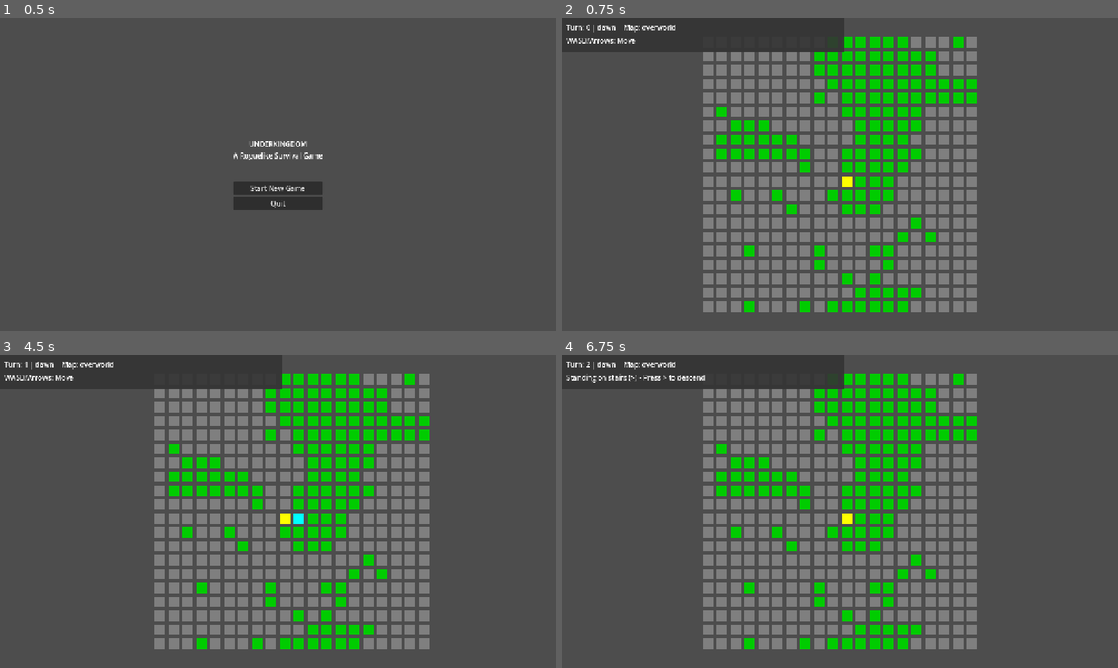
Above: before the commit, frames 1-4 (two rows, left to right).
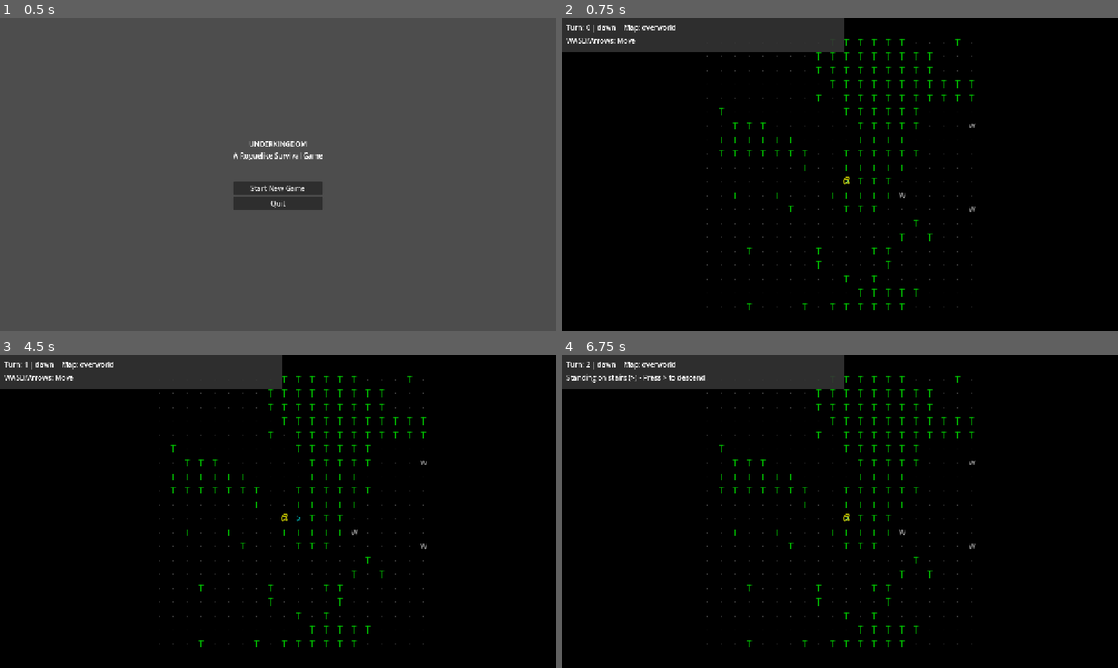
Above: after the commit, the same moments.

Repository: stevenraines/underkingdom-godot-cc
Game: Godot game, scene res://scenes/main.tscn
Same seed, same stepped clock (60 frames per second), same inputs: the game is played once before the commit and once after it.
Inputs:
- Up to frame 1 (0.5 s): no input
- Up to frame 2 (0.75 s): click "Start New Game" at 0.5 s
- Up to frame 3 (4.5 s): tap Enter at 1.25, 2.75, 4.25 s; hold Right (ui_right) 1.28-2.03 s; tap Space at 2, 3.5 s; hold Down (ui_down) 2.03-2.78 s; hold Right (ui_right) 2.78-3.53 s; hold Up (ui_up) 3.53-4.28 s; hold Left (ui_left) from 4.28 s (still down)
- Up to frame 4 (6.75 s): tap Space at 5 s; release Left (ui_left) at 5.78 s; hold Down (ui_down) 5.78-6.53 s; hold Right (ui_right) from 6.53 s (still down)

Frame 1 is identical in both runs. In frame 2, 94% of the frame differs, in the area x 0-100%, y 0-100%; in frame 3, 94%; in frame 4, 94%.

Commit message:
feat: Implement EntityManager, enemy spawning, and enhance game scene with enemy integration

Diff:
--- /dev/null
+++ b/autoload/entity_manager.gd
@@ -0,0 +1,99 @@
+extends Node
+
+## EntityManager - Manages all entities in the game
+##
+## Keeps track of all entities (enemies, NPCs, items), handles spawning,
+## and coordinates entity updates during turns.
+
+# All active entities (excluding player)
+var entities: Array[Entity] = []
+
+# Enemy definitions cache
+var enemy_definitions: Dictionary = {}
+
+# Player reference (set by game scene)
+var player: Player = null
+
+func _ready() -> void:
+	print("EntityManager initialized")
+	_load_enemy_definitions()
+
+## Load enemy definitions from JSON files
+func _load_enemy_definitions() -> void:
+	var enemy_files = ["grave_rat", "barrow_wight", "woodland_wolf"]
+
+	for enemy_id in enemy_files:
+		var file_path = "res://data/enemies/%s.json" % enemy_id
+		var file = FileAccess.open(file_path, FileAccess.READ)
+
+		if file:
+			var json_string = file.get_as_text()
+			var json = JSON.new()
+			var parse_result = json.parse(json_string)
+
+			if parse_result == OK:
+				enemy_definitions[enemy_id] = json.data
+				print("Loaded enemy definition: ", enemy_id)
+			else:
+				push_error("Failed to parse enemy JSON: " + file_path)
+
+			file.close()
+		else:
+			push_error("Failed to load enemy file: " + file_path)
+
+## Spawn an enemy at a position
+func spawn_enemy(enemy_id: String, pos: Vector2i) -> Enemy:
+	if not enemy_id in enemy_definitions:
+		push_error("Unknown enemy ID: " + enemy_id)
+		return null
+
+	var enemy = Enemy.create(enemy_definitions[enemy_id])
+	enemy.position = pos
+
+	entities.append(enemy)
+
+	# Add to current map's entity list
+	if MapManager.current_map:
+		MapManager.current_map.entities.append(enemy)
+
+	print("Spawned %s at %s" % [enemy.name, pos])
+	return enemy
+
+## Remove an entity (when it dies or is removed)
+func remove_entity(entity: Entity) -> void:
+	entities.erase(entity)
+
+	if MapManager.current_map:
+		MapManager.current_map.entities.erase(entity)
+
+## Get all entities at a position
+func get_entities_at(pos: Vector2i) -> Array[Entity]:
+	var result: Array[Entity] = []
+
+	for entity in entities:
+		if entity.position == pos and entity.is_alive:
+			result.append(entity)
+
+	return result
+
+## Get entity blocking movement at position (returns first blocking entity)
+func get_blocking_entity_at(pos: Vector2i) -> Entity:
+	for entity in entities:
+		if entity.position == pos and entity.blocks_movement and entity.is_alive:
+			return entity
+
+	return null
+
+## Process all entity turns (called after player turn)
+func process_entity_turns() -> void:
+	for entity in entities:
+		if entity.is_alive and entity is Enemy:
+			(entity as Enemy).take_turn()
+
+## Clear all entities (for map transitions)
+func clear_entities() -> void:
+	entities.clear()
+
+## Get entities on current map
+func get_current_map_entities() -> Array[Entity]:
+	return entities.filter(func(e): return e.is_alive)
--- a/autoload/event_bus.gd
+++ b/autoload/event_bus.gd
@@ -15,5 +15,8 @@
 # Map signals
 signal map_changed(map_id: String)
 
+# Entity signals
+signal entity_died(entity: Entity)
+
 func _ready() -> void:
 	print("EventBus initialized")
--- /dev/null
+++ b/data/enemies/barrow_wight.json
@@ -0,0 +1,18 @@
+{
+  "id": "barrow_wight",
+  "name": "Barrow Wight",
+  "ascii_char": "W",
+  "ascii_color": "#44FF44",
+  "stats": {
+    "health": 25,
+    "str": 12,
+    "dex": 8,
+    "con": 14,
+    "int": 5,
+    "wis": 6,
+    "cha": 4
+  },
+  "behavior": "guardian",
+  "loot_table": "undead_common",
+  "xp_value": 50
+}
--- /dev/null
+++ b/data/enemies/grave_rat.json
@@ -0,0 +1,18 @@
+{
+  "id": "grave_rat",
+  "name": "Grave Rat",
+  "ascii_char": "r",
+  "ascii_color": "#8B4513",
+  "stats": {
+    "health": 8,
+    "str": 4,
+    "dex": 12,
+    "con": 6,
+    "int": 2,
+    "wis": 8,
+    "cha": 3
+  },
+  "behavior": "aggressive",
+  "loot_table": "rat_common",
+  "xp_value": 5
+}
--- /dev/null
+++ b/data/enemies/woodland_wolf.json
@@ -0,0 +1,18 @@
+{
+  "id": "woodland_wolf",
+  "name": "Woodland Wolf",
+  "ascii_char": "w",
+  "ascii_color": "#A0A0A0",
+  "stats": {
+    "health": 18,
+    "str": 10,
+    "dex": 14,
+    "con": 12,
+    "int": 4,
+    "wis": 10,
+    "cha": 6
+  },
+  "behavior": "pack",
+  "loot_table": "beast_common",
+  "xp_value": 30
+}
--- /dev/null
+++ b/entities/enemy.gd
@@ -0,0 +1,77 @@
+class_name Enemy
+extends Entity
+
+## Enemy - Base class for all enemy entities
+##
+## Handles enemy-specific behavior, AI, and loot.
+
+# AI properties
+var behavior_type: String = "wander"  # "wander", "guardian", "aggressive", "pack"
+var aggro_range: int = 5
+var is_aggressive: bool = false
+
+# Loot
+var loot_table: String = ""  # Reference to loot table ID
+var xp_value: int = 0
+
+# AI state
+var target_position: Vector2i = Vector2i.ZERO
+var last_known_player_pos: Vector2i = Vector2i.ZERO
+
+func _init() -> void:
+	super()
+
+## Create an enemy from data
+static func create(enemy_data: Dictionary) -> Enemy:
+	var enemy = Enemy.new()
+
+	# Basic properties
+	enemy.entity_id = enemy_data.get("id", "unknown_enemy")
+	enemy.entity_type = "enemy"
+	enemy.name = enemy_data.get("name", "Unknown Enemy")
+	enemy.ascii_char = enemy_data.get("ascii_char", "E")
+
+	# Parse color from hex string
+	var ascii_color = enemy_data.get("ascii_color", "#FF0000")
+	enemy.color = Color(ascii_color) if enemy_data.has("ascii_color") else Color.RED
+
+	# Stats
+	var stats = enemy_data.get("stats", {})
+	enemy.attributes["STR"] = stats.get("str", 10)
+	enemy.attributes["DEX"] = stats.get("dex", 10)
+	enemy.attributes["CON"] = stats.get("con", 10)
+	enemy.attributes["INT"] = stats.get("int", 10)
+	enemy.attributes["WIS"] = stats.get("wis", 10)
+	enemy.attributes["CHA"] = stats.get("cha", 10)
+
+	# Recalculate derived stats with new attributes
+	enemy._calculate_derived_stats()
+
+	# If health is specified directly, use that instead
+	if stats.has("health"):
+		enemy.max_health = stats["health"]
+		enemy.current_health = stats["health"]
+
+	# AI properties
+	enemy.behavior_type = enemy_data.get("behavior", "wander")
+	enemy.loot_table = enemy_data.get("loot_table", "")
+	enemy.xp_value = enemy_data.get("xp_value", 10)
+
+	# Aggro range based on INT
+	enemy.aggro_range = 3 + enemy.attributes["INT"]
+
+	return enemy
+
+## Take turn (called by turn manager for enemy AI)
+func take_turn() -> void:
+	if not is_alive:
+		return
+
+	# Simple AI for Phase 1.7 - will be expanded in Phase 1.8
+	# For now, enemies just stand still
+	pass
+
+## Get distance to player
+func distance_to_player() -> int:
+	# This will be implemented when we have player reference in EntityManager
+	return 999
--- a/entities/entity.gd
+++ b/entities/entity.gd
@@ -3,13 +3,38 @@
 ## Entity - Base class for all game entities
 ##
 ## Represents any entity in the game: player, enemies, NPCs, items.
-## For Core Loop, this is a minimal implementation.
+## Uses component-based architecture for extensibility.
 
+# Core identity
 var entity_id: String = ""
+var entity_type: String = ""  # "player", "enemy", "npc", "item"
+var name: String = ""
+
+# Spatial
 var position: Vector2i = Vector2i.ZERO
+var blocks_movement: bool = true
+
+# Visual
 var ascii_char: String = "?"
 var color: Color = Color.WHITE
-var blocks_movement: bool = true
+
+# Stats (for entities that have them - enemies, player)
+var attributes: Dictionary = {
+	"STR": 10,
+	"DEX": 10,
+	"CON": 10,
+	"INT": 10,
+	"WIS": 10,
+	"CHA": 10
+}
+
+# Combat stats
+var max_health: int = 0
+var current_health: int = 0
+var is_alive: bool = true
+
+# Components (composition pattern)
+var components: Dictionary = {}  # component_name -> component instance
 
 func _init(id: String = "", pos: Vector2i = Vector2i.ZERO, char: String = "?", entity_color: Color = Color.WHITE, blocks: bool = true) -> void:
 	entity_id = id
@@ -17,3 +42,38 @@
 	ascii_char = char
 	color = entity_color
 	blocks_movement = blocks
+	_calculate_derived_stats()
+
+## Calculate derived stats from attributes
+func _calculate_derived_stats() -> void:
+	# Health: Base 10 + (CON × 5)
+	max_health = 10 + (attributes["CON"] * 5)
+	current_health = max_health
+
+## Take damage
+func take_damage(amount: int) -> void:
+	current_health = max(0, current_health - amount)
+	if current_health <= 0:
+		die()
+
+## Heal
+func heal(amount: int) -> void:
+	current_health = min(max_health, current_health + amount)
+
+## Handle death
+func die() -> void:
+	is_alive = false
+	blocks_movement = false
+	EventBus.entity_died.emit(self)
+
+## Add a component
+func add_component(component_name: String, component: Variant) -> void:
+	components[component_name] = component
+
+## Get a component
+func get_component(component_name: String) -> Variant:
+	return components.get(component_name, null)
+
+## Check if has component
+func has_component(component_name: String) -> bool:
+	return component_name in components
--- a/entities/player.gd
+++ b/entities/player.gd
@@ -5,20 +5,20 @@
 ##
 ## Handles player movement, interactions, and dungeon navigation.
 
-# Player attributes (stub for now, full implementation in Phase 1.7)
-var attributes: Dictionary = {
-	"STR": 10,
-	"DEX": 10,
-	"CON": 10,
-	"INT": 10,
-	"WIS": 10,
-	"CHA": 10
-}
-
 var perception_range: int = 10
 
 func _init() -> void:
 	super("player", Vector2i(10, 10), "@", Color(1.0, 1.0, 0.0), true)
+	_setup_player()
+
+## Setup player-specific properties
+func _setup_player() -> void:
+	entity_type = "player"
+	name = "Player"
+
+	# Player starts with base attributes (defined in Entity)
+	# Perception range calculated from WIS: Base 5 + (WIS / 2)
+	perception_range = 5 + int(attributes["WIS"] / 2.0)
 
 ## Attempt to move in a direction
 func move(direction: Vector2i) -> bool:
--- a/generation/dungeon_generators/burial_barrow.gd
+++ b/generation/dungeon_generators/burial_barrow.gd
@@ -64,6 +64,9 @@
 		if floor_number < 50:
 			var down_pos = rooms[rooms.size() - 1].center()
 			map.set_tile(down_pos, _create_tile("stairs_down"))
+
+	# Spawn enemies (after stairs so we don't spawn on stairs)
+	_spawn_enemies(map, rng, rooms, floor_number)
 
 	print("Burial barrow floor %d generated with %d rooms" % [floor_number, rooms.size()])
 	return map
@@ -147,3 +150,56 @@
 			tile.ascii_char = "."
 
 	return tile
+
+## Spawn enemies in rooms
+static func _spawn_enemies(map: GameMap, rng: SeededRandom, rooms: Array[Room], floor_number: int) -> void:
+	# Enemy types for burial barrow (dungeon enemies only)
+	var enemy_types = ["grave_rat", "barrow_wight"]
+
+	# Number of enemies scales with floor depth
+	# Early floors: 1-2 enemies per room
+	# Deep floors: 2-4 enemies per room
+	var base_enemies_per_room = 1 + int(floor_number / 10.0)
+	var enemies_per_room = clamp(base_enemies_per_room, 1, 4)
+
+	# Skip first room (has stairs up, player spawns there)
+	for i in range(1, rooms.size()):
+		var room = rooms[i]
+		var num_enemies = rng.randi_range(0, enemies_per_room)  # Some rooms may have no enemies
+
+		for j in range(num_enemies):
+			# Find a valid spawn position in the room
+			var spawn_pos = _find_spawn_position_in_room(map, rng, room)
+			if spawn_pos != Vector2i(-1, -1):
+				# Choose enemy type (more wights on deeper floors)
+				var enemy_id: String
+				if floor_number > 5 and rng.randf() > 0.6:
+					enemy_id = "barrow_wight"
+				else:
+					enemy_id = "grave_rat"
+
+				# Store enemy spawn data in map metadata
+				# Actual spawning happens when map is loaded in EntityManager
+				if not map.has_meta("enemy_spawns"):
+					map.set_meta("enemy_spawns", [])
+
+				var spawns = map.get_meta("enemy_spawns")
+				spawns.append({"enemy_id": enemy_id, "position": spawn_pos})
+				map.set_meta("enemy_spawns", spawns)
+
+## Find a valid spawn position within a room (not on stairs, not occupied)
+static func _find_spawn_position_in_room(map: GameMap, rng: SeededRandom, room: Room) -> Vector2i:
+	var max_attempts = 20
+
+	for attempt in range(max_attempts):
+		var x = rng.randi_range(room.x + 1, room.x + room.width - 2)
+		var y = rng.randi_range(room.y + 1, room.y + room.height - 2)
+		var pos = Vector2i(x, y)
+
+		var tile = map.get_tile(pos)
+
+		# Check if position is valid (walkable floor, not stairs)
+		if tile and tile.walkable and tile.tile_type == "floor":
+			return pos
+
+	return Vector2i(-1, -1)  # Failed to find position
--- a/generation/world_generator.gd
+++ b/generation/world_generator.gd
@@ -30,7 +30,10 @@
 	map.set_tile(entrance_pos, _create_tile("stairs_down"))
 	print("Dungeon entrance placed at: ", entrance_pos)
 
-	print("Overworld generated (100x100) with seed: ", seed_value)
+	# Spawn overworld enemies (wolves in woodland biome)
+	_spawn_overworld_enemies(map, rng)
+
+	print("Overworld generated (20x20) with seed: ", seed_value)
 	return map
 
 ## Map noise value to biome tile type (Temperate Woodland)
@@ -116,3 +119,37 @@
 	# Fallback to center if no valid location found
 	push_warning("Could not find valid dungeon entrance location, using center")
 	return Vector2i(map.width / 2, map.height / 2)
+
+## Spawn enemies on the overworld
+static func _spawn_overworld_enemies(map: GameMap, rng: SeededRandom) -> void:
+	# Woodland wolves scattered across the overworld
+	# Spawn density: roughly 1 wolf per 20 tiles (for 20x20 = ~20 wolves)
+	var num_enemies = rng.randi_range(3, 8)  # Reduced for 20x20 map
+
+	for i in range(num_enemies):
+		var spawn_pos = _find_enemy_spawn_location(map, rng)
+		if spawn_pos != Vector2i(-1, -1):
+			# Store enemy spawn data in map metadata
+			if not map.has_meta("enemy_spawns"):
+				map.set_meta("enemy_spawns", [])
+
+			var spawns = map.get_meta("enemy_spawns")
+			spawns.append({"enemy_id": "woodland_wolf", "position": spawn_pos})
+			map.set_meta("enemy_spawns", spawns)
+
+## Find a valid enemy spawn location (walkable, not on dungeon entrance)
+static func _find_enemy_spawn_location(map: GameMap, rng: SeededRandom) -> Vector2i:
+	var max_attempts = 50
+
+	for attempt in range(max_attempts):
+		var x = rng.randi_range(0, map.width - 1)
+		var y = rng.randi_range(0, map.height - 1)
+		var pos = Vector2i(x, y)
+
+		var tile = map.get_tile(pos)
+
+		# Check if position is valid (walkable floor, not stairs)
+		if tile and tile.walkable and tile.tile_type == "floor":
+			return pos
+
+	return Vector2i(-1, -1)  # Failed to find position
--- a/project.godot
+++ b/project.godot
@@ -23,6 +23,7 @@
 TurnManager="*res://autoload/turn_manager.gd"
 GameManager="*res://autoload/game_manager.gd"
 MapManager="*res://autoload/map_manager.gd"
+EntityManager="*res://autoload/entity_manager.gd"
 
 [display]
 
--- a/rendering/ascii_renderer.gd
+++ b/rendering/ascii_renderer.gd
@@ -23,18 +23,24 @@
 	"<": 5,   # Stairs up
 	"T": 6,   # Tree
 	"~": 7,   # Water
+	"r": 8,   # Grave Rat
+	"W": 9,   # Barrow Wight
+	"w": 10,  # Woodland Wolf
 }
 
 # Color mapping for tiles
 var tile_colors: Dictionary = {
-	"@": Color(1.0, 1.0, 0.0),      # Yellow - Player
-	".": Color(0.5, 0.5, 0.5),      # Gray - Floor
-	"#": Color(1.0, 1.0, 1.0),      # White - Wall
-	"+": Color(0.6, 0.4, 0.2),      # Brown - Door
-	">": Color(0.0, 1.0, 1.0),      # Cyan - Stairs down
-	"<": Color(0.0, 1.0, 1.0),      # Cyan - Stairs up
-	"T": Color(0.0, 0.8, 0.0),      # Green - Tree
-	"~": Color(0.2, 0.4, 1.0),      # Blue - Water
+	"@": Color(1.0, 1.0, 0.0),          # Yellow - Player
+	".": Color(0.31, 0.31, 0.31),      # Dark Gray - Floor (80/255)
+	"#": Color(0.78, 0.78, 0.78),      # Light Gray - Wall (200/255)
+	"+": Color(0.6, 0.4, 0.2),         # Brown - Door
+	">": Color(0.0, 1.0, 1.0),         # Cyan - Stairs down
+	"<": Color(0.0, 1.0, 1.0),         # Cyan - Stairs up
+	"T": Color(0.0, 0.71, 0.0),        # Green - Tree (180/255)
+	"~": Color(0.2, 0.4, 1.0),         # Blue - Water
+	"r": Color(0.55, 0.27, 0.07),      # Brown - Grave Rat
+	"W": Color(0.27, 1.0, 0.27),       # Green - Barrow Wight
+	"w": Color(0.63, 0.63, 0.63),      # Gray - Woodland Wolf
 }
 
 var visible_tiles: Array[Vector2i] = []
@@ -45,7 +51,7 @@
 
 ## Setup TileMapLayer nodes with tileset
 func _setup_tilemap_layers() -> void:
-	# Create tileset programmatically if not set
+	# Create tileset if not set
 	if terrain_layer and not terrain_layer.tile_set:
 		terrain_layer.tile_set = _create_ascii_tileset()
 	if entity_layer and not entity_layer.tile_set:
@@ -55,18 +61,27 @@
 	if camera:
 		camera.zoom = Vector2(2.0, 2.0)
 
-## Create ASCII tileset programmatically
+## Create ASCII tileset from sprite sheet
 func _create_ascii_tileset() -> TileSet:
 	var tileset = TileSet.new()
 	tileset.tile_size = Vector2i(TILE_SIZE, TILE_SIZE)
 
+	# Load the pre-generated sprite sheet
+	var texture_path = "res://rendering/tilesets/ascii_tileset.png"
+	var texture = load(texture_path) as Texture2D
+
+	if not texture:
+		push_error("Failed to load ASCII tileset: " + texture_path)
+		# Fall back to generated texture
+		texture = _generate_ascii_texture()
+
 	# Create a source for our ASCII tiles
 	var source = TileSetAtlasSource.new()
-	source.texture = _generate_ascii_texture()
+	source.texture = texture
 	source.texture_region_size = Vector2i(TILE_SIZE, TILE_SIZE)
 
 	# Add tiles for each character
-	for i in range(8):  # We have 8 characters
+	for i in range(11):  # We have 11 characters (8 terrain + 3 enemies)
 		source.create_tile(Vector2i(i, 0))
 
 	tileset.add_source(source, 0)
@@ -74,14 +89,14 @@
 
 ## Generate texture atlas with ASCII characters
 func _generate_ascii_texture() -> ImageTexture:
-	var chars = ["@", ".", "#", "+", ">", "<", "T", "~"]
+	var chars = ["@", ".", "#", "+", ">", "<", "T", "~", "r", "W", "w"]
 	var atlas_width = chars.size() * TILE_SIZE
 	var atlas_height = TILE_SIZE
 
 	var image = Image.create(atlas_width, atlas_height, false, Image.FORMAT_RGBA8)
 	image.fill(Color(0, 0, 0, 0))  # Transparent background
 
-	# Draw each character (simple box for now - will be replaced with actual font rendering)
+	# Draw each character using a font
 	for i in range(chars.size()):
 		var char = chars[i]
 		var color = tile_colors.get(char, Color.WHITE)
@@ -89,13 +104,51 @@
 
 	return ImageTexture.create_from_image(image)
 
-## Draw a character to the image (simplified - draws colored box)
+## Draw a character to the image (using simple shapes for now)
 func _draw_char_to_image(image: Image, char: String, x_offset: int, y_offset: int, color: Color) -> void:
-	# For now, draw a simple colored rectangle
-	# In a full implementation, we'd render actual font characters
-	for y in range(2, TILE_SIZE - 2):
-		for x in range(2, TILE_SIZE - 2):
-			image.set_pixel(x_offset + x, y_offset + y, color)
+	# Draw distinctive patterns for different characters
+	match char:
+		"@":  # Player - filled circle
+			_draw_filled_circle(image, x_offset + TILE_SIZE/2, y_offset + TILE_SIZE/2, 5, color)
+		"#":  # Wall - solid square
+			for y in range(TILE_SIZE):
+				for x in range(TILE_SIZE):
+					image.set_pixel(x_offset + x, y_offset + y, color)
+		"T":  # Tree - triangle
+			_draw_triangle(image, x_offset, y_offset, color)
+		"~":  # Water - wavy lines
+			for i in range(3):
+				var y = y_offset + 4 + i * 4
+				for x in range(TILE_SIZE):
+					var wave = int(sin(x * 0.5) * 2)
+					if y + wave >= 0 and y + wave < TILE_SIZE:
+						image.set_pixel(x_offset + x, y + wave, color)
+		"r", "W", "w":  # Enemies - filled circles with different sizes
+			var radius = 4 if char == "W" else 3
+			_draw_filled_circle(image, x_offset + TILE_SIZE/2, y_offset + TILE_SIZE/2, radius, color)
+		_:  # Default - smaller square
+			for y in range(3, TILE_SIZE - 3):
+				for x in range(3, TILE_SIZE - 3):
+					image.set_pixel(x_offset + x, y_offset + y, color)
+
+## Draw a filled circle
+func _draw_filled_circle(image: Image, cx: int, cy: int, radius: int, color: Color) -> void:
+	for y in range(-radius, radius + 1):
+		for x in range(-radius, radius + 1):
+			if x * x + y * y <= radius * radius:
+				var px = cx + x
+				var py = cy + y
+				if px >= 0 and px < image.get_width() and py >= 0 and py < image.get_height():
+					image.set_pixel(px, py, color)
+
+## Draw a triangle (tree)
+func _draw_triangle(image: Image, x_offset: int, y_offset: int, color: Color) -> void:
+	var cx = TILE_SIZE / 2
+	for y in range(TILE_SIZE):
+		var width = (TILE_SIZE - y) / 2
+		for x in range(cx - width, cx + width + 1):
+			if x >= 0 and x < TILE_SIZE:
+				image.set_pixel(x_offset + x, y_offset + y, color)
 
 ## Render a tile
 func render_tile(position: Vector2i, tile_type: String, variant: int = 0) -> void:
--- a/scenes/game.gd
+++ b/scenes/game.gd
@@ -27,14 +27,19 @@
 
 	# Create player
 	player = Player.new()
-	player.position = Vector2i(10, 10)  # Center of 20x20 map
+	player.position = _find_valid_spawn_position()
 	MapManager.current_map.entities.append(player)
 
-	# Set player reference in input handler
+	# Set player reference in input handler and EntityManager
 	input_handler.set_player(player)
+	EntityManager.player = player
+
+	# Spawn initial enemies
+	_spawn_map_enemies()
 
 	# Initial render
 	_render_map()
+	_render_all_entities()
 	renderer.render_entity(player.position, "@", Color.YELLOW)
 	renderer.center_camera(player.position)
 
@@ -81,7 +86,16 @@
 ## Called when map changes (dungeon transitions, etc.)
 func _on_map_changed(map_id: String) -> void:
 	print("Map changed to: ", map_id)
+
+	# Clear existing entities from EntityManager
+	EntityManager.clear_entities()
+
+	# Spawn enemies for the new map
+	_spawn_map_enemies()
+
+	# Render map and entities
 	_render_map()
+	_render_all_entities()
 
 	# Re-render player at new position
 	renderer.render_entity(player.position, "@", Color.YELLOW)
@@ -117,3 +131,76 @@
 		message_label.text = "Standing on stairs (<) - Press < to ascend"
 	else:
 		message_label.text = "WASD/Arrows: Move"
+
+## Spawn enemies from map metadata
+func _spawn_map_enemies() -> void:
+	if not MapManager.current_map or not MapManager.current_map.has_meta("enemy_spawns"):
+		return
+
+	var enemy_spawns = MapManager.current_map.get_meta("enemy_spawns")
+
+	for spawn_data in enemy_spawns:
+		var enemy_id = spawn_data["enemy_id"]
+		var spawn_pos = spawn_data["position"]
+		EntityManager.spawn_enemy(enemy_id, spawn_pos)
+
+## Render all entities on the current map
+func _render_all_entities() -> void:
+	for entity in EntityManager.entities:
+		if entity.is_alive:
+			renderer.render_entity(entity.position, entity.ascii_char, entity.color)
+
+## Find a valid spawn position for the player (walkable, not occupied)
+func _find_valid_spawn_position() -> Vector2i:
+	if not MapManager.current_map:
+		return Vector2i(10, 10)  # Fallback
+
+	# Try center first
+	var center = Vector2i(MapManager.current_map.width / 2, MapManager.current_map.height / 2)
+	if _is_valid_spawn_position(center):
+		return center
+
+	# Search in a spiral pattern from center
+	var max_radius = max(MapManager.current_map.width, MapManager.current_map.height)
+
+	for radius in range(1, max_radius):
+		for angle in range(0, 360, 15):  # Check every 15 degrees
+			var rad = deg_to_rad(angle)
+			var offset = Vector2i(int(cos(rad) * radius), int(sin(rad) * radius))
+			var pos = center + offset
+
+			if _is_valid_spawn_position(pos):
+				return pos
+
+	# Last resort: find ANY walkable tile
+	for y in range(MapManager.current_map.height):
+		for x in range(MapManager.current_map.width):
+			var pos = Vector2i(x, y)
+			if _is_valid_spawn_position(pos):
+				return pos
+
+	# Absolute fallback
+	push_warning("Could not find valid spawn position, using center anyway")
+	return center
+
+## Check if a position is valid for player spawn
+func _is_valid_spawn_position(pos: Vector2i) -> bool:
+	if not MapManager.current_map:
+		return false
+
+	# Check bounds
+	if pos.x < 0 or pos.x >= MapManager.current_map.width:
+		return false
+	if pos.y < 0 or pos.y >= MapManager.current_map.height:
+		return false
+
+	# Check if walkable
+	if not MapManager.current_map.is_walkable(pos):
+		return false
+
+	# Check not occupied by enemy
+	var blocking_entity = EntityManager.get_blocking_entity_at(pos)
+	if blocking_entity != null:
+		return false
+
+	return true
--- a/scenes/game.tscn
+++ b/scenes/game.tscn
@@ -6,6 +6,14 @@
 
 [node name="Game" type="Node2D"]
 script = ExtResource("1")
+
+[node name="Background" type="ColorRect" parent="."]
+offset_left = -10000.0
+offset_top = -10000.0
+offset_right = 10000.0
+offset_bottom = 10000.0
+color = Color(0, 0, 0, 1)
+z_index = -100
 
 [node name="ASCIIRenderer" type="Node2D" parent="."]
 script = ExtResource("2")
Not shown, added: autoload/entity_manager.gd.uid
Not shown, added: entities/enemy.gd.uid
Binary file added: rendering/tilesets/ascii_tileset.png
Not shown, added: rendering/tilesets/ascii_tileset.png.import
Not shown, added: rendering/generate_ascii_tileset.py
